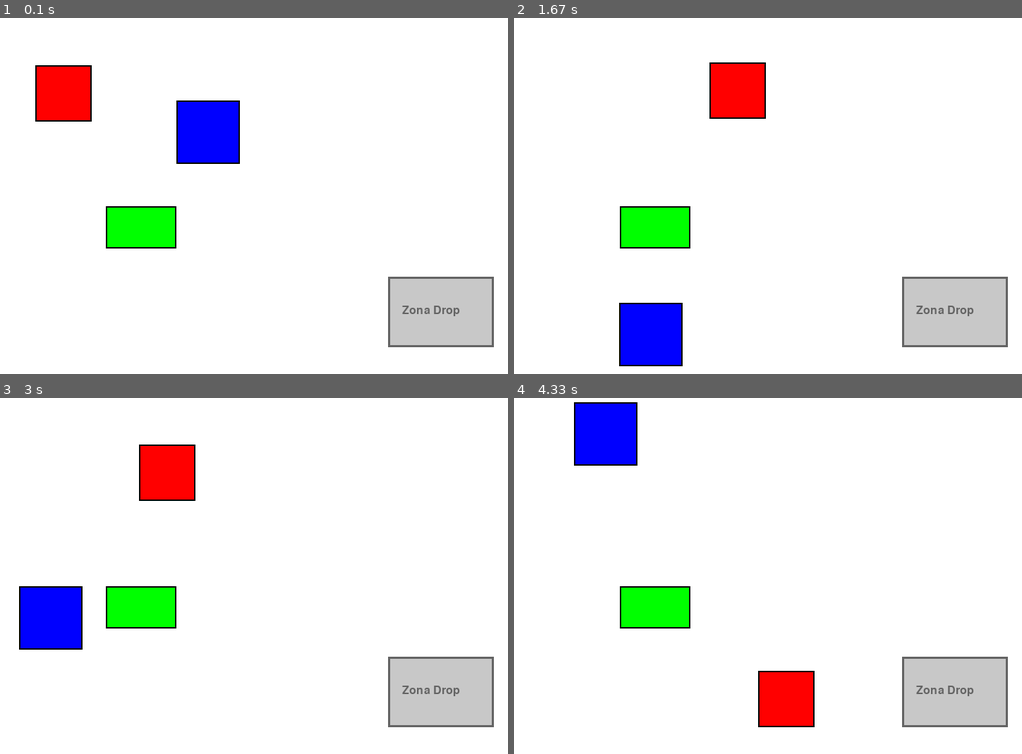
Above: before the commit, frames 1-4 (two rows, left to right).
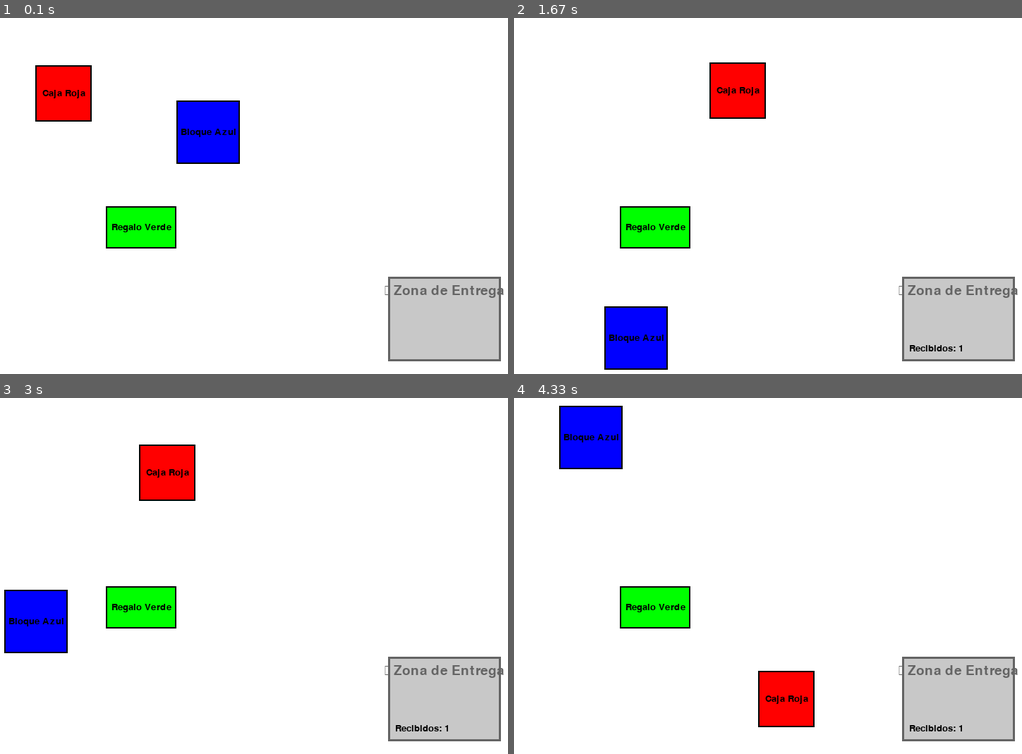
Above: after the commit, the same moments.

Repository: ronz204/poc-pygame
Game: pygame game, started from main.py
The game is run twice, just before and just after one commit, with the same random seed, the same clock (stepped at 60 frames per second) and the same inputs.
Inputs (mouse positions are in pixels of both pictures, inside the frame that each line leads up to):
- Up to frame 1 (0.1 s): no input
- Up to frame 2 (1.67 s): press the mouse at (574, 92) at 0.37 s; move the mouse to (656, 92) at 0.47 s; release the mouse at (737, 89) at 0.6 s; click (961, 320) at 0.72 s, where only the run after the commit has a clickable "📦 Zona de Entrega"; press the mouse at (722, 131) at 1.03 s; move the mouse to (849, 224) at 1.13 s; release the mouse at (971, 317) at 1.27 s; press the mouse at (961, 320) at 1.37 s; move the mouse to (798, 327) at 1.47 s; release the mouse at (635, 338) at 1.6 s
- Up to frame 3 (3 s): press the mouse at (121, 718) at 1.7 s; move the mouse to (91, 700) at 1.8 s; release the mouse at (55, 682) at 1.93 s; press the mouse at (55, 682) at 2.53 s; move the mouse to (45, 650) at 2.63 s; release the mouse at (35, 622) at 2.77 s; press the mouse at (223, 469) at 2.87 s; move the mouse to (167, 472) at 2.97 s
- Up to frame 4 (4.33 s): release the mouse at (625, 476) at 3.1 s; press the mouse at (549, 622) at 3.2 s; move the mouse to (569, 529) at 3.3 s; release the mouse at (590, 437) at 3.43 s; press the mouse at (625, 476) at 3.53 s; move the mouse to (707, 586) at 3.63 s; release the mouse at (788, 700) at 3.77 s

The runs differ from the first frame. In frame 1, 2.1% of the frame differs, in the area x 8-100%, y 20-97%; in frame 2, 3.4%, in the area x 17-100%, y 19-99%; in frame 3, 3.4%; in frame 4, 3.4%.

Commit message:
feat: update drag and drop

Diff:
--- a/main.py
+++ b/main.py
@@ -7,7 +7,7 @@
 # Configuración de la ventana
 WIDTH, HEIGHT = 800, 600
 screen = pygame.display.set_mode((WIDTH, HEIGHT))
-pygame.display.set_caption("Drag and Drop - Soltar en zona específica")
+pygame.display.set_caption("Drop Zone Activa - Pygame")
 
 # Colores
 WHITE = (255, 255, 255)
@@ -16,79 +16,143 @@
 BLUE = (0, 0, 255)
 GRAY = (200, 200, 200)
 DARK_GRAY = (100, 100, 100)
+LIGHT_BLUE = (173, 216, 230)
 
-# Clase para objetos arrastrables
+# --------------------------------------------------
+# Clase: DraggableRect
+# Un objeto que se puede arrastrar
+# --------------------------------------------------
 class DraggableRect:
     def __init__(self, x, y, width, height, color, name="Objeto"):
         self.rect = pygame.Rect(x, y, width, height)
         self.color = color
+        self.name = name
         self.dragging = False
         self.offset_x = 0
         self.offset_y = 0
-        self.name = name
 
-    def handle_event(self, event, drop_zone):
+    def handle_event(self, event):
         if event.type == pygame.MOUSEBUTTONDOWN:
             if event.button == 1 and self.rect.collidepoint(event.pos):
                 self.dragging = True
-                self.offset_x = event.pos[0] - self.rect.x
-                self.offset_y = event.pos[1] - self.rect.y
+                mouse_x, mouse_y = event.pos
+                self.offset_x = mouse_x - self.rect.x
+                self.offset_y = mouse_y - self.rect.y
 
         elif event.type == pygame.MOUSEBUTTONUP:
             if event.button == 1:
-                if self.dragging:
-                    # Verificar si está dentro de la zona de drop al soltar
-                    if self.rect.colliderect(drop_zone):
-                        print(f"✅ '{self.name}' fue soltado correctamente en la zona de drop!")
-                    else:
-                        print(f"❌ '{self.name}' fue soltado fuera de la zona.")
                 self.dragging = False
 
         elif event.type == pygame.MOUSEMOTION:
             if self.dragging:
-                self.rect.x = event.pos[0] - self.offset_x
-                self.rect.y = event.pos[1] - self.offset_y
+                mouse_x, mouse_y = event.pos
+                self.rect.x = mouse_x - self.offset_x
+                self.rect.y = mouse_y - self.offset_y
 
     def draw(self, screen):
         pygame.draw.rect(screen, self.color, self.rect)
         pygame.draw.rect(screen, (0, 0, 0), self.rect, 2)  # Borde
+        font = pygame.font.SysFont(None, 20)
+        text = font.render(self.name, True, (0, 0, 0))
+        text_rect = text.get_rect(center=self.rect.center)
+        screen.blit(text, text_rect)
 
-# -------------------------------
-# Zona de drop (área donde queremos soltar)
-drop_zone = pygame.Rect(600, 400, 150, 100)
 
-# Lista de objetos arrastrables
+# --------------------------------------------------
+# Clase: DropZone
+# La zona que detecta si un objeto fue soltado dentro
+# --------------------------------------------------
+class DropZone:
+    def __init__(self, x, y, width, height, color=GRAY, label="Drop Zone"):
+        self.rect = pygame.Rect(x, y, width, height)
+        self.color = color
+        self.highlight_color = LIGHT_BLUE
+        self.label = label
+        self.current_object = None  # Objeto actualmente dentro (opcional)
+        self.objects_received = []  # Historial de objetos recibidos
+
+    def handle_event(self, event, draggable_objects):
+        if event.type == pygame.MOUSEBUTTONUP:
+            if event.button == 1:  # Botón izquierdo soltado
+                mouse_pos = event.pos
+                # Verificar si el soltar ocurrió dentro de esta zona
+                if self.rect.collidepoint(mouse_pos):
+                    # Buscar qué objeto estaba siendo arrastrado y está sobre la zona
+                    for obj in draggable_objects:
+                        if (obj.dragging == False  # Ya no está en modo drag
+                                and obj.rect.colliderect(self.rect)):
+                            # Evitar duplicados
+                            if obj not in self.objects_received:
+                                self.objects_received.append(obj)
+                                print(f"📦 ¡{self.label} recibió: '{obj.name}'!")
+                                self.on_drop(obj)
+                            return
+
+    def on_drop(self, obj):
+        # Puedes sobrescribir este método
+        obj.rect.center = self.rect.center
+        print(f"✅ {obj.name} centrado en la zona.")
+
+    def draw(self, screen):
+        # Dibujar fondo normal o resaltado
+        color = self.highlight_color if pygame.mouse.get_pressed()[0] and self.rect.collidepoint(pygame.mouse.get_pos()) else self.color
+        pygame.draw.rect(screen, color, self.rect)
+        pygame.draw.rect(screen, DARK_GRAY, self.rect, 3)
+
+        # Etiqueta
+        font = pygame.font.SysFont(None, 28)
+        label_surface = font.render(self.label, True, DARK_GRAY)
+        label_rect = label_surface.get_rect(center=(self.rect.centerx, self.rect.top + 20))
+        screen.blit(label_surface, label_rect)
+
+        # Mostrar cuántos objetos ha recibido
+        if self.objects_received:
+            count_font = pygame.font.SysFont(None, 20)
+            count_text = count_font.render(f"Recibidos: {len(self.objects_received)}", True, (0, 0, 0))
+            screen.blit(count_text, (self.rect.x + 10, self.rect.bottom - 25))
+
+
+# --------------------------------------------------
+# Crear objetos
+# --------------------------------------------------
 drag_objects = [
-    DraggableRect(100, 100, 80, 80, RED, "Cuadrado Rojo"),
-    DraggableRect(200, 300, 100, 60, GREEN, "Rectángulo Verde"),
-    DraggableRect(300, 150, 90, 90, BLUE, "Cuadrado Azul"),
+    DraggableRect(100, 100, 80, 80, RED, "Caja Roja"),
+    DraggableRect(200, 300, 100, 60, GREEN, "Regalo Verde"),
+    DraggableRect(300, 150, 90, 90, BLUE, "Bloque Azul"),
 ]
 
+# Crear una Drop Zone
+drop_zone = DropZone(600, 400, 160, 120, GRAY, "📦 Zona de Entrega")
+
+# --------------------------------------------------
 # Bucle principal
+# --------------------------------------------------
 running = True
 while running:
     screen.fill(WHITE)
 
-    # Dibujar la zona de drop
-    pygame.draw.rect(screen, GRAY, drop_zone)
-    pygame.draw.rect(screen, DARK_GRAY, drop_zone, 3)  # Borde más oscuro
-    font = pygame.font.SysFont(None, 24)
-    label = font.render("Zona Drop", True, DARK_GRAY)
-    screen.blit(label, (drop_zone.x + 20, drop_zone.y + 40))
+    # --- DIBUJAR EN ORDEN CORRECTO ---
 
-    # Eventos
+    # 1. Dibujar la Drop Zone (primero = fondo)
+    drop_zone.draw(screen)
+
+    # 2. Dibujar TODOS los eventos y actualizaciones
     for event in pygame.event.get():
         if event.type == pygame.QUIT:
             running = False
 
-        # Enviar evento a cada objeto arrastrable (y pasarle la zona de drop)
+        # Manejar eventos de los objetos arrastrables
         for obj in drag_objects:
-            obj.handle_event(event, drop_zone)
+            obj.handle_event(event)
 
-    # Dibujar todos los objetos arrastrables
+        # La Drop Zone verifica si algo fue soltado
+        drop_zone.handle_event(event, drag_objects)
+
+    # 3. Dibujar los objetos arrastrables (último = siempre arriba)
     for obj in drag_objects:
         obj.draw(screen)
 
+    # Actualizar pantalla
     pygame.display.flip()
 
 pygame.quit()
